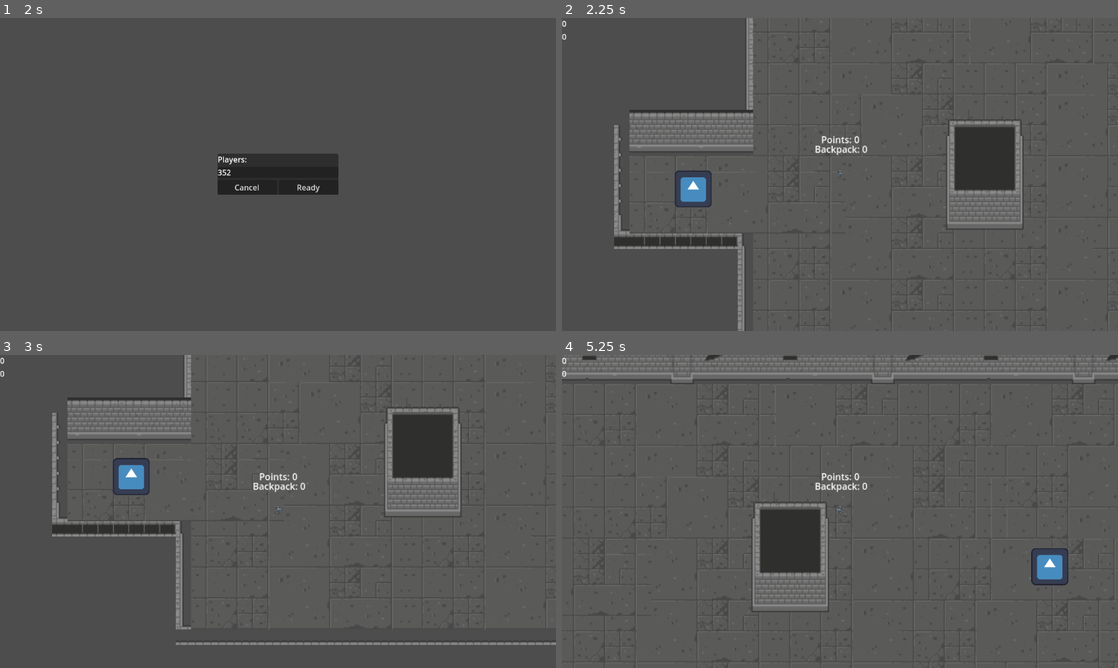
Above: before the commit, frames 1-4 (two rows, left to right).
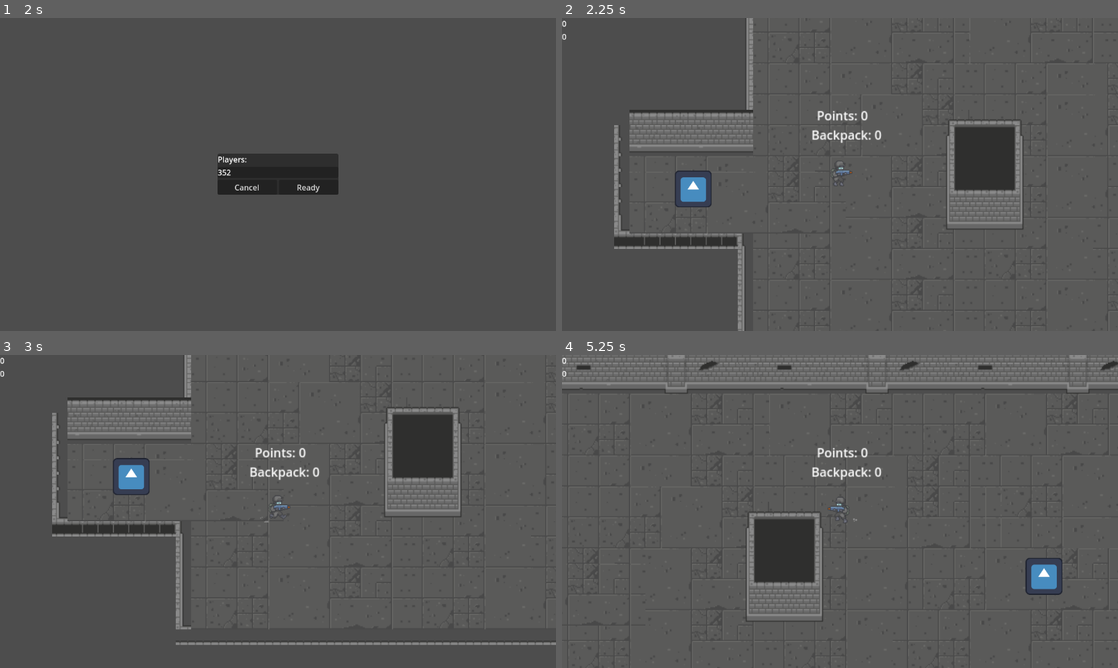
Above: after the commit, the same moments.

Repository: Milwer7/Tiamat-Studios-Game
Game: Godot game, scene res://scenes/lobby.tscn
Two runs of this game, one before a commit and one after it. Both use one fixed random seed, a clock stepped at 60 frames per second and the inputs below. The engine's default icon, where the game draws it, is replaced by a stand-in: a white triangle on a blue panel in a dark square.
Inputs:
- Up to frame 1 (2 s): tap Enter at 0.5 s; hold D (move_right) 0.53-1.25 s; tap E (pick) at 0.6 s; click "Host" at 1.25 s
- Up to frame 2 (2.25 s): click "Ready" at 2 s
- Up to frame 3 (3 s): hold S (move_down) from 2.78 s (still down); tap E (pick) at 2.85 s
- Up to frame 4 (5.25 s): release S (move_down) at 3.53 s; hold D (move_right) 3.53-4.28 s; tap E (pick) at 3.6, 4.35, 5.1 s; hold W (move_up) 4.28-5.03 s; hold A (move_left) from 5.03 s (still down)

Frame 1 is identical in both runs. In frame 2, 0.6% of the frame differs, in the area x 45-58%, y 29-54%; in frame 3, 0.6%; in frame 4, 6.3%, in the area x 0-100%, y 0-100%.
Error in both runs: Cannot call method 'get_unique_id' on a null value. (res://scripts/lobby.gd:97)

Commit message:
scaled characters

Diff:
--- a/scenes/Player.tscn
+++ b/scenes/Player.tscn
@@ -10,6 +10,45 @@
 
 [sub_resource type="CircleShape2D" id="CircleShape2D_rfwvt"]
 radius = 33.0151
+
+[sub_resource type="Animation" id="Animation_gnpru"]
+length = 0.001
+tracks/0/type = "value"
+tracks/0/imported = false
+tracks/0/enabled = true
+tracks/0/path = NodePath("Pivot/Sprite2D:frame")
+tracks/0/interp = 1
+tracks/0/loop_wrap = true
+tracks/0/keys = {
+"times": PackedFloat32Array(0),
+"transitions": PackedFloat32Array(1),
+"update": 1,
+"values": [0]
+}
+tracks/1/type = "value"
+tracks/1/imported = false
+tracks/1/enabled = true
+tracks/1/path = NodePath("Pivot/Sprite2D:hframes")
+tracks/1/interp = 1
+tracks/1/loop_wrap = true
+tracks/1/keys = {
+"times": PackedFloat32Array(0),
+"transitions": PackedFloat32Array(1),
+"update": 1,
+"values": [5]
+}
+tracks/2/type = "value"
+tracks/2/imported = false
+tracks/2/enabled = true
+tracks/2/path = NodePath("Pivot/Sprite2D:texture")
+tracks/2/interp = 1
+tracks/2/loop_wrap = true
+tracks/2/keys = {
+"times": PackedFloat32Array(0),
+"transitions": PackedFloat32Array(1),
+"update": 1,
+"values": [ExtResource("2_t4fu1")]
+}
 
 [sub_resource type="Animation" id="Animation_y0e7v"]
 resource_name = "idle"
@@ -52,45 +91,6 @@
 "values": [ExtResource("2_t4fu1")]
 }
 
-[sub_resource type="Animation" id="Animation_gnpru"]
-length = 0.001
-tracks/0/type = "value"
-tracks/0/imported = false
-tracks/0/enabled = true
-tracks/0/path = NodePath("Pivot/Sprite2D:frame")
-tracks/0/interp = 1
-tracks/0/loop_wrap = true
-tracks/0/keys = {
-"times": PackedFloat32Array(0),
-"transitions": PackedFloat32Array(1),
-"update": 1,
-"values": [0]
-}
-tracks/1/type = "value"
-tracks/1/imported = false
-tracks/1/enabled = true
-tracks/1/path = NodePath("Pivot/Sprite2D:hframes")
-tracks/1/interp = 1
-tracks/1/loop_wrap = true
-tracks/1/keys = {
-"times": PackedFloat32Array(0),
-"transitions": PackedFloat32Array(1),
-"update": 1,
-"values": [5]
-}
-tracks/2/type = "value"
-tracks/2/imported = false
-tracks/2/enabled = true
-tracks/2/path = NodePath("Pivot/Sprite2D:texture")
-tracks/2/interp = 1
-tracks/2/loop_wrap = true
-tracks/2/keys = {
-"times": PackedFloat32Array(0),
-"transitions": PackedFloat32Array(1),
-"update": 1,
-"values": [ExtResource("2_t4fu1")]
-}
-
 [sub_resource type="Animation" id="Animation_xay08"]
 resource_name = "run"
 length = 0.6
@@ -176,6 +176,7 @@
 [node name="Sprite2D" type="Sprite2D" parent="Pivot"]
 texture = ExtResource("2_t4fu1")
 hframes = 5
+frame = 3
 
 [node name="CollectionArea" type="Area2D" parent="."]
 
@@ -183,22 +184,20 @@
 shape = SubResource("CircleShape2D_rfwvt")
 
 [node name="Label" type="Label" parent="."]
-offset_left = -87.0
-offset_top = -111.0
-offset_right = 27.0
-offset_bottom = -74.0
-scale = Vector2(2, 2)
+offset_left = -37.0
+offset_top = -63.0
+offset_right = 77.0
+offset_bottom = -26.0
 text = "Backpack: 0"
 
 [node name="depositDelay" type="Timer" parent="."]
 one_shot = true
 
 [node name="Label2" type="Label" parent="."]
-offset_left = -65.0
-offset_top = -144.0
-offset_right = 22.0
-offset_bottom = -117.0
-scale = Vector2(2, 2)
+offset_left = -30.0
+offset_top = -88.0
+offset_right = 57.0
+offset_bottom = -61.0
 text = "Points: 0
 "
 
@@ -213,6 +212,7 @@
 [node name="AnimationTree" type="AnimationTree" parent="."]
 tree_root = SubResource("AnimationNodeStateMachine_om21u")
 anim_player = NodePath("../AnimationPlayer")
+active = true
 parameters/playback = SubResource("AnimationNodeStateMachinePlayback_mmd1w")
 
 [connection signal="area_entered" from="CollectionArea" to="." method="_on_collection_area_area_entered"]
--- a/scenes/main.tscn
+++ b/scenes/main.tscn
@@ -4935,7 +4935,6 @@
 
 [node name="TileMap" type="TileMap" parent="."]
 position = Vector2(6.10352e-05, 3.05176e-05)
-scale = Vector2(1, 1)
 tile_set = SubResource("TileSet_nxe6p")
 cell_quadrant_size = 32
 format = 2
--- a/scripts/main.gd
+++ b/scripts/main.gd
@@ -15,7 +15,7 @@
 
 		player.name = str(id)
 		player.global_position = marker.global_position
-		player.scale = Vector2(0.3,0.3)
+		player.scale = Vector2(0.8,0.8)
 		players.add_child(player)
 		player.scores_updated.connect(on_scores_updated)
 		player.init(id)
